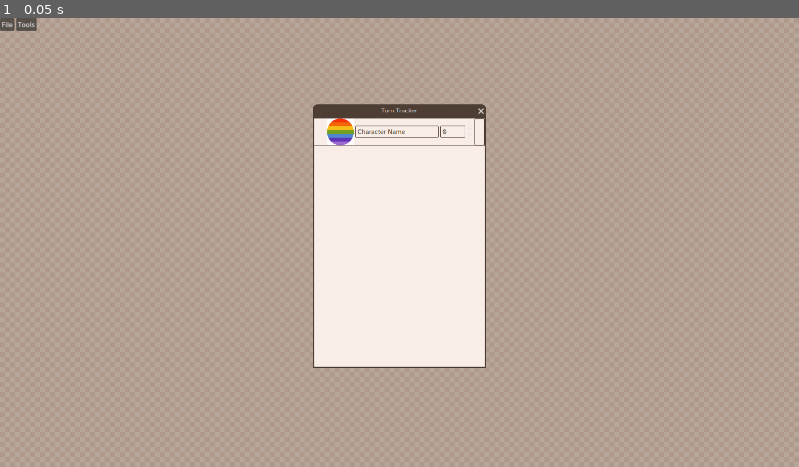
Above: before the commit, frame 1.
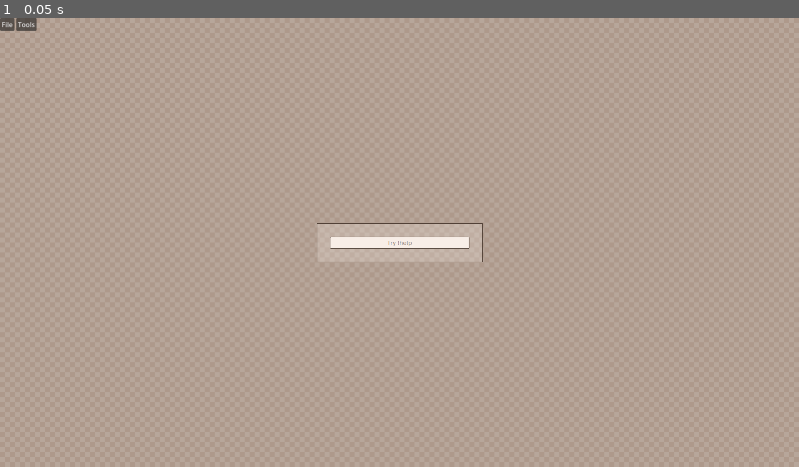
Above: after the commit, the same moment.

Repository: its-bearnadette/BerniesTools
Game: Godot game, scene res://scenes/main_screen.tscn
Two runs of this game, one before a commit and one after it. Both use one fixed random seed, a clock stepped at 60 frames per second and the inputs below.
Inputs:
- Up to frame 1 (0.05 s): no input

The runs differ from the first frame. In frame 1, 12% of the frame differs, in the area x 39-61%, y 19-78%.

Commit message:
laying groundwork for tags, save/load

Diff:
--- a/Tools/Note/scenes/note.tscn
+++ b/Tools/Note/scenes/note.tscn
@@ -1,7 +1,8 @@
-[gd_scene load_steps=5 format=3 uid="uid://crqd5idfg43dx"]
+[gd_scene load_steps=6 format=3 uid="uid://crqd5idfg43dx"]
 
 [ext_resource type="Theme" uid="uid://cniktbk5ckwmp" path="res://style/WarmLight.theme" id="1_tcibq"]
 [ext_resource type="Script" uid="uid://blaea5cjijoj4" path="res://Tools/ProgressClock/scripts/TitleEdit.gd" id="2_eg3d7"]
+[ext_resource type="Script" uid="uid://cksiip4i51383" path="res://Tools/Note/scripts/note.gd" id="2_jofqp"]
 [ext_resource type="Script" uid="uid://8xfomon67q8" path="res://Tools/Note/scripts/edit.gd" id="2_vaeu6"]
 [ext_resource type="Script" uid="uid://c7boavfdlcmfl" path="res://Tools/ProgressClock/scripts/BodyEdit.gd" id="3_vaeu6"]
 
@@ -23,6 +24,7 @@
 size_flags_horizontal = 3
 size_flags_vertical = 3
 theme = ExtResource("1_tcibq")
+script = ExtResource("2_jofqp")
 
 [node name="VBoxContainer" type="VBoxContainer" parent="Body"]
 layout_mode = 1
@@ -41,14 +43,47 @@
 
 [node name="PopupMenu" type="PopupMenu" parent="Body/VBoxContainer/HBoxContainer/MenuBar"]
 title = "File"
+position = Vector2i(15, 22)
+size = Vector2i(100, 50)
+
+[node name="VBoxContainer" type="VBoxContainer" parent="Body/VBoxContainer/HBoxContainer/MenuBar/PopupMenu"]
+anchors_preset = 15
+anchor_right = 1.0
+anchor_bottom = 1.0
+grow_horizontal = 2
+grow_vertical = 2
+
+[node name="Button" type="Button" parent="Body/VBoxContainer/HBoxContainer/MenuBar/PopupMenu/VBoxContainer"]
+layout_mode = 2
+text = "Save as..."
+
+[node name="Button2" type="Button" parent="Body/VBoxContainer/HBoxContainer/MenuBar/PopupMenu/VBoxContainer"]
+layout_mode = 2
+text = "Load"
 
 [node name="PopupMenu2" type="PopupMenu" parent="Body/VBoxContainer/HBoxContainer/MenuBar"]
 auto_translate_mode = 1
 title = "Edit"
 
-[node name="ReferenceRect" type="ReferenceRect" parent="Body/VBoxContainer/HBoxContainer"]
+[node name="TagsContainer" type="ScrollContainer" parent="Body/VBoxContainer/HBoxContainer"]
 layout_mode = 2
 size_flags_horizontal = 3
+size_flags_vertical = 4
+theme_type_variation = &"TagContainer"
+vertical_scroll_mode = 0
+
+[node name="HBoxContainer" type="HBoxContainer" parent="Body/VBoxContainer/HBoxContainer/TagsContainer"]
+layout_mode = 2
+size_flags_horizontal = 3
+
+[node name="LineEdit" type="LineEdit" parent="Body/VBoxContainer/HBoxContainer/TagsContainer/HBoxContainer"]
+layout_mode = 2
+text = "this-is-a-tag"
+expand_to_text_length = true
+
+[node name="AddTag" type="Button" parent="Body/VBoxContainer/HBoxContainer/TagsContainer/HBoxContainer"]
+layout_mode = 2
+text = "+"
 
 [node name="Edit" type="Button" parent="Body/VBoxContainer/HBoxContainer"]
 layout_mode = 2
@@ -76,7 +111,7 @@
 size_flags_horizontal = 3
 size_flags_vertical = 3
 
-[node name="LineEdit" type="TextEdit" parent="Body/VBoxContainer/ScrollContainer/HBoxContainer/VBoxContainer"]
+[node name="TitleEdit" type="TextEdit" parent="Body/VBoxContainer/ScrollContainer/HBoxContainer/VBoxContainer"]
 layout_mode = 2
 theme = ExtResource("1_tcibq")
 theme_type_variation = &"HeaderLarge"
@@ -86,7 +121,7 @@
 scroll_fit_content_height = true
 script = ExtResource("2_eg3d7")
 
-[node name="TextEdit" type="TextEdit" parent="Body/VBoxContainer/ScrollContainer/HBoxContainer/VBoxContainer"]
+[node name="BodyEdit" type="TextEdit" parent="Body/VBoxContainer/ScrollContainer/HBoxContainer/VBoxContainer"]
 layout_mode = 2
 size_flags_vertical = 3
 theme = ExtResource("1_tcibq")
@@ -101,5 +136,7 @@
 layout_mode = 2
 
 [connection signal="toggled" from="Body/VBoxContainer/HBoxContainer/Edit" to="Body/VBoxContainer/HBoxContainer/Edit" method="_on_toggled"]
-[connection signal="toggled" from="Body/VBoxContainer/HBoxContainer/Edit" to="Body/VBoxContainer/ScrollContainer/HBoxContainer/VBoxContainer/LineEdit" method="_on_edit_toggled"]
-[connection signal="toggled" from="Body/VBoxContainer/HBoxContainer/Edit" to="Body/VBoxContainer/ScrollContainer/HBoxContainer/VBoxContainer/TextEdit" method="_on_edit_toggled"]
+[connection signal="toggled" from="Body/VBoxContainer/HBoxContainer/Edit" to="Body/VBoxContainer/ScrollContainer/HBoxContainer/VBoxContainer/TitleEdit" method="_on_edit_toggled"]
+[connection signal="toggled" from="Body/VBoxContainer/HBoxContainer/Edit" to="Body/VBoxContainer/ScrollContainer/HBoxContainer/VBoxContainer/BodyEdit" method="_on_edit_toggled"]
+[connection signal="text_changed" from="Body/VBoxContainer/ScrollContainer/HBoxContainer/VBoxContainer/TitleEdit" to="Body" method="_on_title_text_changed"]
+[connection signal="text_changed" from="Body/VBoxContainer/ScrollContainer/HBoxContainer/VBoxContainer/BodyEdit" to="Body" method="_on_body_edit_text_changed"]
--- /dev/null
+++ b/Tools/Note/scripts/note.gd
@@ -0,0 +1,19 @@
+extends Panel
+
+@onready var TitleEdit = $VBoxContainer/ScrollContainer/HBoxContainer/VBoxContainer/TitleEdit
+@onready var BodyEdit = $VBoxContainer/ScrollContainer/HBoxContainer/VBoxContainer/BodyEdit
+var tags : Array
+var title : String
+var body : String
+
+# when AddTag is pressed, create a line edit, expand_to_text_length true and connect the signal text_submitted().
+# when text_submitted(), make the text lowercase, remove all breakout characters, and add to the tag array.
+
+func _on_title_text_changed() -> void:
+	title = TitleEdit.text
+
+func _on_body_edit_text_changed() -> void:
+	body = BodyEdit.text
+
+# when Save is pressed, create a JSON containing the type (note), tags, title text, and body contents.
+# when Load is pressed, open a dialogue, find all JSONs of the type note, and load.
--- a/Tools/ProgressClock/scenes/clock.tscn
+++ b/Tools/ProgressClock/scenes/clock.tscn
@@ -55,9 +55,20 @@
 auto_translate_mode = 1
 title = "Edit"
 
-[node name="ReferenceRect" type="ReferenceRect" parent="Body/VBoxContainer/HBoxContainer"]
-layout_mode = 2
-size_flags_horizontal = 3
+[node name="TagsContainer" type="ScrollContainer" parent="Body/VBoxContainer/HBoxContainer"]
+layout_mode = 2
+size_flags_horizontal = 3
+size_flags_vertical = 4
+theme_type_variation = &"TagContainer"
+vertical_scroll_mode = 0
+
+[node name="HBoxContainer" type="HBoxContainer" parent="Body/VBoxContainer/HBoxContainer/TagsContainer"]
+layout_mode = 2
+size_flags_horizontal = 3
+
+[node name="AddTag" type="Button" parent="Body/VBoxContainer/HBoxContainer/TagsContainer/HBoxContainer"]
+layout_mode = 2
+text = "+"
 
 [node name="Edit" type="Button" parent="Body/VBoxContainer/HBoxContainer"]
 layout_mode = 2
--- a/scenes/main_screen.tscn
+++ b/scenes/main_screen.tscn
@@ -1,10 +1,12 @@
-[gd_scene load_steps=6 format=3 uid="uid://cb5o6pmbchm0d"]
+[gd_scene load_steps=8 format=3 uid="uid://cb5o6pmbchm0d"]
 
 [ext_resource type="Texture2D" uid="uid://beb4tgapuqus2" path="res://images/checker.png" id="1_aum10"]
 [ext_resource type="PackedScene" uid="uid://dnbrvu6k3r2fk" path="res://Tools/ProgressClock/scenes/clock.tscn" id="2_lushf"]
 [ext_resource type="PackedScene" uid="uid://crqd5idfg43dx" path="res://Tools/Note/scenes/note.tscn" id="3_w87pm"]
 [ext_resource type="PackedScene" uid="uid://3pwo7kkfdave" path="res://Tools/DiceRoller/scenes/diceroller.tscn" id="4_lushf"]
 [ext_resource type="PackedScene" uid="uid://d225pk8lxwbrh" path="res://Tools/TurnTracker/scenes/TurnTracker.tscn" id="5_w87pm"]
+[ext_resource type="Theme" uid="uid://cniktbk5ckwmp" path="res://style/WarmLight.theme" id="6_a46j4"]
+[ext_resource type="Script" uid="uid://k2xugrb0wt4o" path="res://scripts/searchandrun.gd" id="7_23dc1"]
 
 [node name="MainScreen" type="TextureRect"]
 anchors_preset = 15
@@ -69,9 +71,37 @@
 text = "Add Clock"
 
 [node name="Window" parent="." instance=ExtResource("2_lushf")]
+visible = false
 
 [node name="Window2" parent="." instance=ExtResource("3_w87pm")]
+visible = false
 
 [node name="Window3" parent="." instance=ExtResource("4_lushf")]
+visible = false
 
 [node name="Window4" parent="." instance=ExtResource("5_w87pm")]
+visible = false
+
+[node name="Control" type="PanelContainer" parent="."]
+layout_mode = 1
+anchors_preset = 8
+anchor_left = 0.5
+anchor_top = 0.5
+anchor_right = 0.5
+anchor_bottom = 0.5
+offset_left = -199.5
+offset_top = -24.5
+offset_right = 199.5
+offset_bottom = 24.5
+grow_horizontal = 2
+grow_vertical = 2
+theme = ExtResource("6_a46j4")
+script = ExtResource("7_23dc1")
+
+[node name="VBoxContainer" type="VBoxContainer" parent="Control"]
+layout_mode = 2
+
+[node name="LineEdit" type="LineEdit" parent="Control/VBoxContainer"]
+layout_mode = 2
+placeholder_text = "Try !help"
+alignment = 1
--- /dev/null
+++ b/scripts/searchandrun.gd
@@ -0,0 +1,11 @@
+extends PanelContainer
+
+@onready var InputLine = $VBoxContainer/LineEdit
+
+# model after rofi
+
+# Commands
+# !help
+# !roll [pass off to dice syntax]
+# !make [note, clock, turntracker, hexmap]
+# ?[query any tag]
Not shown, added: Tools/Note/scripts/note.gd.uid
Not shown, added: scripts/searchandrun.gd.uid
Binary file changed: style/WarmLight.theme
